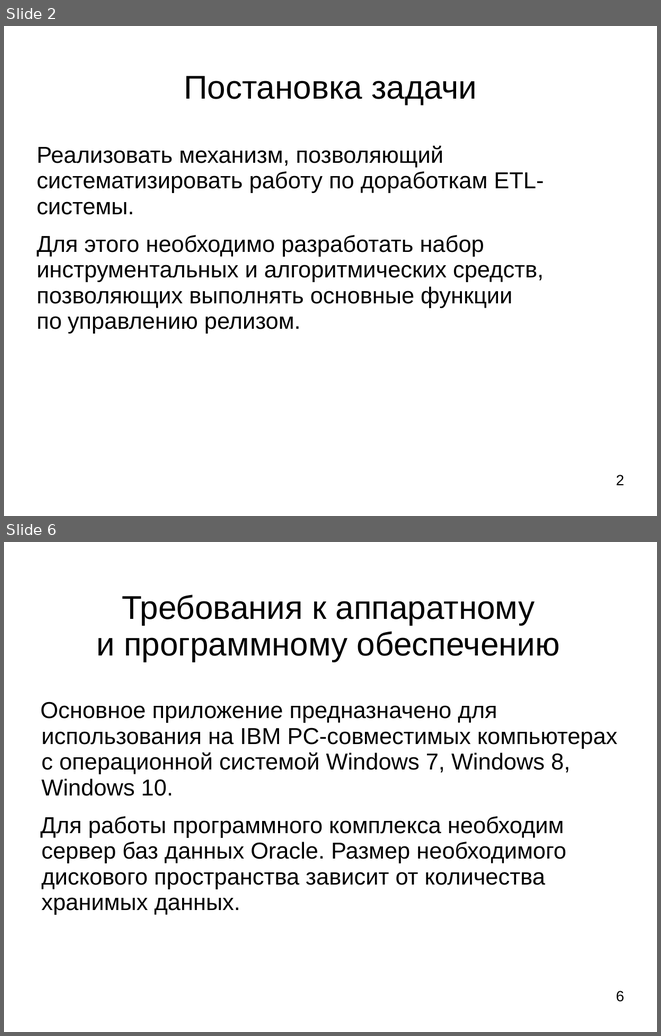
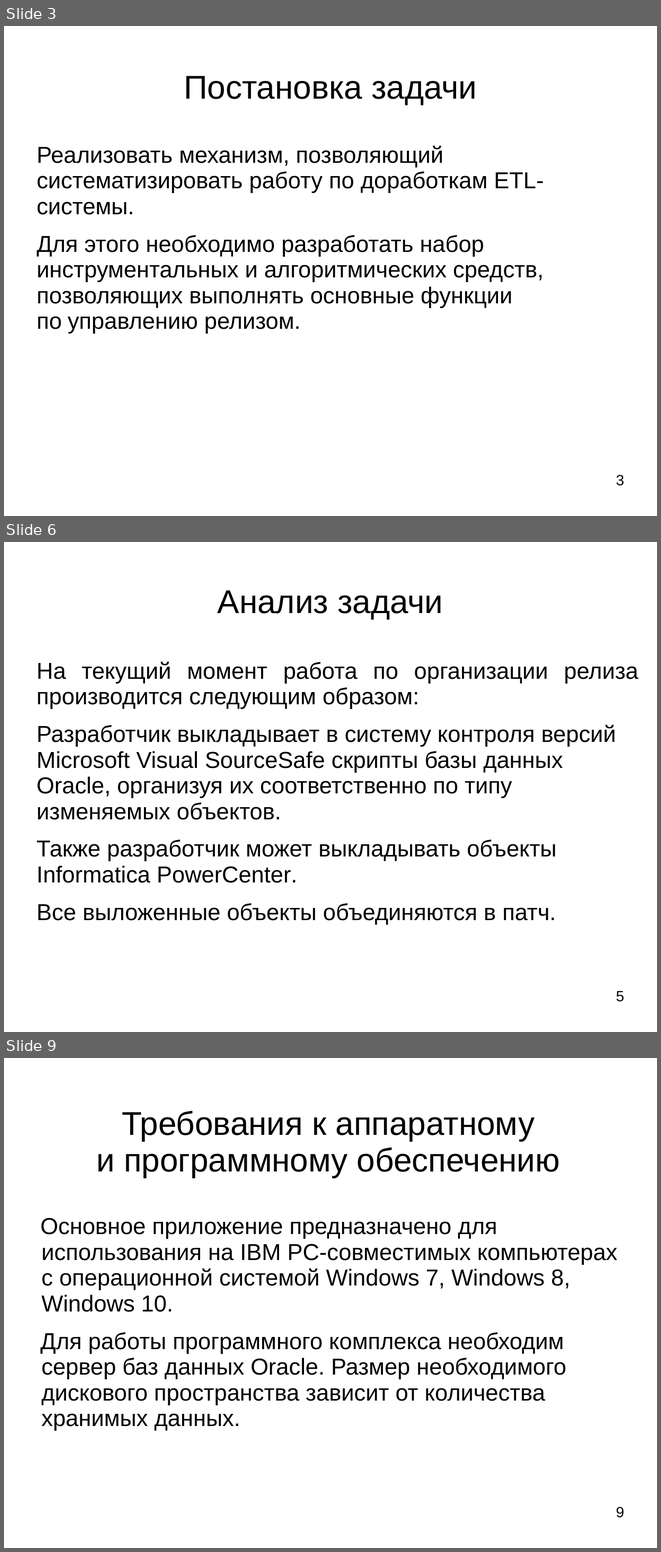
Before and after one commit to ledenevdmitry/CoreApp, a slide deck: LedenevDiplom.ppt. Shown one above the other, each under a label of ours: slides 2 and 6 before the commit, slides 3, 6 and 9 after it; the slides between them are not shown. The pictures are 661x1036 and 661x1552 pixels, drawn with LibreOffice and Linux fonts; fonts in the diff are those of the drawing. Boxes give left, top, right and bottom in pixels: in the first picture for what was removed or moved away, otherwise in the second. Text is boxed around its words. In the diff, an @@ line names an element or a change of style, - is before the commit and + after.

```diff
--- a/LedenevDiplom.ppt
+++ b/LedenevDiplom.ppt
@@ slide 6 added at [4,542,657,1032], background #FFFFFF @@
@@ title added at [218,590,443,619], 40 pt, text #000000 @@
+Анализ задачи
@@ text added at [36,661,638,925], 28 pt, text #000000 @@
+На текущий момент работа по организации релиза производится следующим образом:
+Разработчик выкладывает в систему контроля версий Microsoft Visual SourceSafe скрипты базы данных Oracle, организуя их соответственно по типу изменяемых объектов.
+Также разработчик может выкладывать объекты Informatica PowerCenter.
+Все выложенные объекты объединяются в патч.
@@ text added at [616,990,625,1002], 18 pt, text #000000 @@
+5
@@ what was slide 2 is now slide 3 @@
@@ page number at [616,474,625,486]: text changed @@
-2
+3
@@ what was slide 6 is now slide 9 @@
@@ page number at [616,1506,625,1518]: text changed @@
-6
+9
```
Also in this commit, not shown: 5 slides changed, 2 other slides added, 2 other files.
